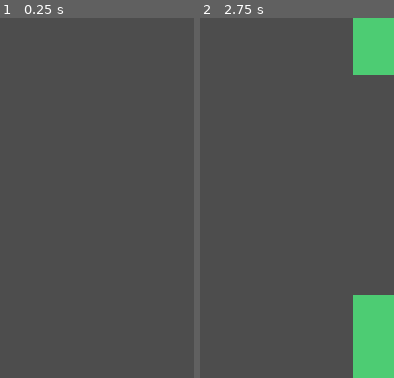
Above: before the commit, frames 1-2 (left to right).
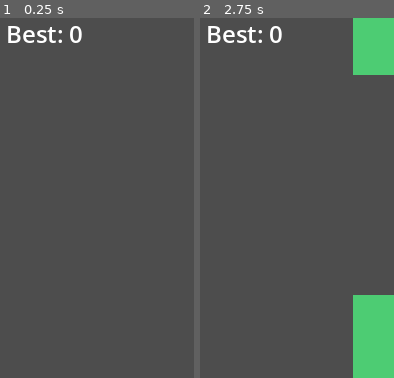
Above: after the commit, the same moments.

Repository: yongkaiyi1998/cat-flight
Game: Godot game, scene res://scenes/main.tscn
Two runs of this game, one before a commit and one after it. Both use one fixed random seed, a clock stepped at 60 frames per second and the inputs below.
Inputs:
- Up to frame 1 (0.25 s): no input
- Up to frame 2 (2.75 s): tap Space (flap) at 0.77, 1.07, 1.52, 1.82 s
The pictures show only the part of the screen within x 27-77%, y 10-60%; the shares and areas given below are measured in that part.

The runs differ from the first frame. In frame 1, 0.8% of the frame differs, in the area x 4-43%, y 2-7%; in frame 2, 0.8%.

Commit message:
feat: persist high score

Diff:
--- a/scenes/main.tscn
+++ b/scenes/main.tscn
@@ -24,6 +24,17 @@
 mouse_filter = 2
 theme_override_font_sizes/font_size = 36
 text = "Score: 0"
+horizontal_alignment = 1
+
+[node name="BestScoreLabel" type="Label" parent="UI"]
+anchors_preset = 10
+anchor_right = 1.0
+offset_top = 72.0
+offset_bottom = 108.0
+grow_horizontal = 2
+mouse_filter = 2
+theme_override_font_sizes/font_size = 24
+text = "Best: 0"
 horizontal_alignment = 1
 
 [node name="GameOverPanel" type="PanelContainer" parent="UI"]
--- a/scripts/main.gd
+++ b/scripts/main.gd
@@ -1,6 +1,7 @@
 extends Node2D
 
 const OBSTACLE_PAIR = preload("res://scenes/obstacle_pair.tscn")
+const HIGH_SCORE_PATH = "user://high_score.cfg"
 
 @export_range(0.1, 10.0, 0.1) var spawn_interval: float = 2.0
 @export_range(1.0, 600.0, 1.0) var obstacle_speed: float = 180.0
@@ -9,12 +10,15 @@
 var is_game_over: bool = false
 var death_reason: String = ""
 var score: int = 0
+var best_score: int = 0
 
 
 func _ready() -> void:
+	_load_high_score()
 	$Player.died.connect(_on_player_died)
 	$SpawnTimer.start(spawn_interval)
 	$UI/ScoreLabel.text = "Score: 0"
+	$UI/BestScoreLabel.text = "Best: %d" % best_score
 	$UI/GameOverPanel.hide()
 
 
@@ -28,6 +32,26 @@
 			pair.has_scored = true
 			score += 1
 			$UI/ScoreLabel.text = "Score: %d" % score
+			if score > best_score:
+				best_score = score
+				$UI/BestScoreLabel.text = "Best: %d" % best_score
+				_save_high_score()
+
+
+func _load_high_score() -> void:
+	var save_data := ConfigFile.new()
+	if save_data.load(HIGH_SCORE_PATH) != OK:
+		return
+	var saved_score: Variant = save_data.get_value("scores", "best", 0)
+	if saved_score is int and saved_score >= 0:
+		best_score = saved_score
+
+
+func _save_high_score() -> void:
+	var save_data := ConfigFile.new()
+	save_data.set_value("scores", "best", best_score)
+	if save_data.save(HIGH_SCORE_PATH) != OK:
+		push_warning("Could not save the high score.")
 
 
 func _spawn_obstacle_pair() -> void:
